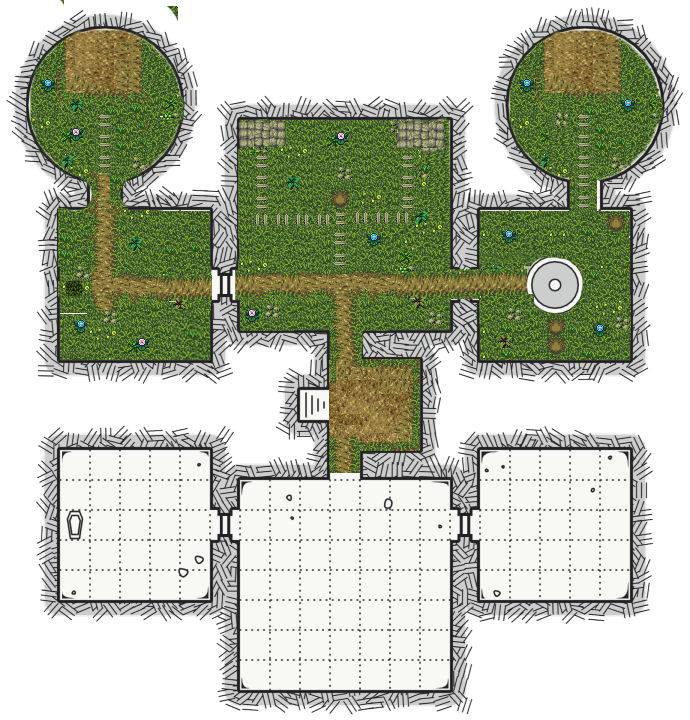
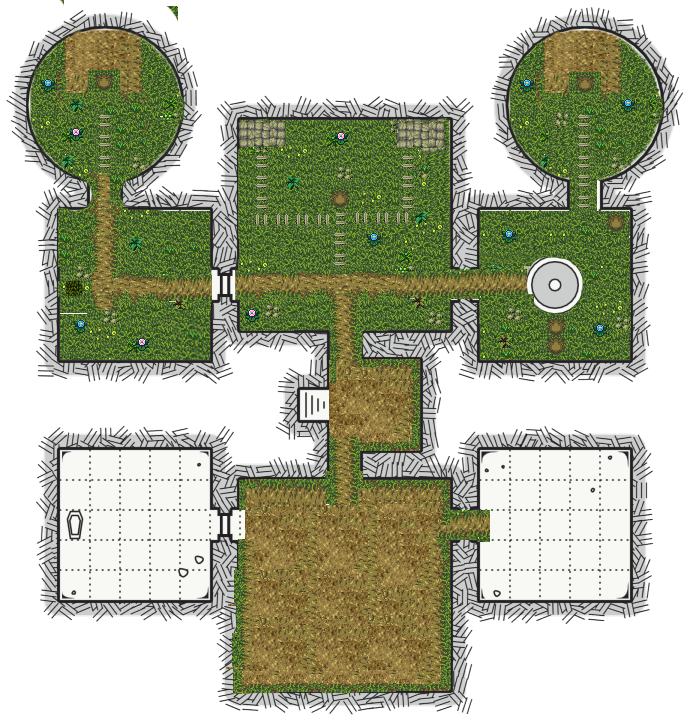
Layers edited between the first and the second 690px x 720px image:
added layer "Capa 127" above "Capa 128" over <box>315,623,357,629</box>
added layer "Capa 128" above "Capa 121 copia" over <box>299,586,341,592</box>
added layer "Capa 121 copia" above "Capa 121" over <box>242,671,279,693</box>
added layer "Capa 121" above "Capa 126" over <box>279,670,316,692</box>
added layer "Capa 126" above "Capa 120" over <box>299,619,341,625</box>
added layer "Capa 120" above "Capa 119" over <box>286,670,323,692</box>
added layer "Capa 119" above "Capa 118" over <box>322,671,359,693</box>
added layer "Capa 118" above "Capa 123" over <box>359,670,396,692</box>
added layer "Capa 123" above "Capa 122" over <box>226,602,252,669</box>
added layer "Capa 122" above "Capa 124" over <box>228,539,254,606</box>
added layer "Capa 124" above "Capa 125" over <box>233,658,250,694</box>
added layer "Capa 125" above "Capa 131" over <box>249,684,291,690</box>
added layer "Capa 131" above "Capa 130" over <box>245,479,291,507</box>
added layer "Capa 130" above "Capa 129" over <box>280,479,326,510</box>
added layer "Capa 129" above "Capa 132" over <box>361,480,407,504</box>
added layer "Capa 132" above "Capa 117" over <box>358,489,416,542</box>
renamed "Capa 103" to "Capa 117", painted on it over <box>88,70,601,691</box>
removed layer "Capa 100" over <box>569,72,601,100</box>
removed layer "Capa 99" over <box>88,70,601,473</box>
